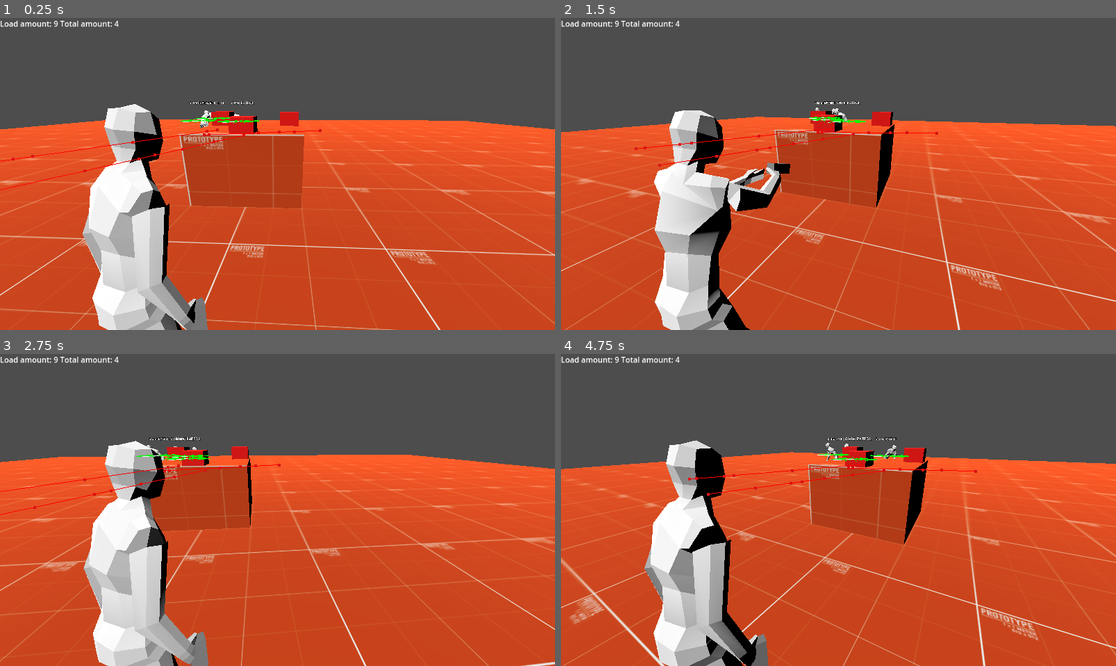
Above: before the commit, frames 1-4 (two rows, left to right).
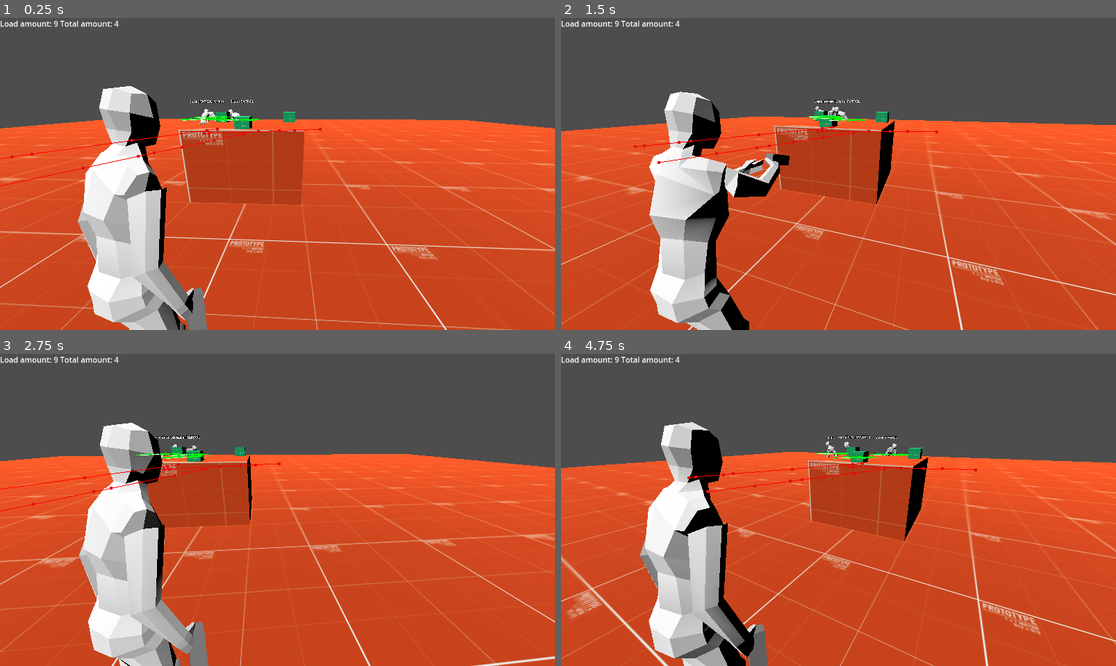
Above: after the commit, the same moments.

Repository: Vosnov/GD_APrototype
Game: Godot game, scene res://main.tscn
Two runs of this game, one before a commit and one after it. Both use one fixed random seed, a clock stepped at 60 frames per second and the inputs below. The engine's default icon, where the game draws it, is replaced by a stand-in: a white triangle on a blue panel in a dark square.
Inputs (mouse positions are in pixels of both pictures, inside the frame that each line leads up to):
- Up to frame 1 (0.25 s): no input
- Up to frame 2 (1.5 s): move the mouse to (866, 174) at 0.52 s; hold D (right) 0.53-1.28 s; tap S (bottom) at 0.6 s; move the mouse to (810, 174) at 1.27 s; hold A (left) from 1.28 s (still down); right-click (810, 174) at 1.35 s
- Up to frame 3 (2.75 s): tap S (bottom) at 1.55, 2.1 s; move the mouse to (288, 503) at 2.02 s; release A (left) at 2.03 s; hold D (right) from 2.03 s (still down)
- Up to frame 4 (4.75 s): move the mouse to (832, 516) at 2.77 s; click (832, 516) at 2.85 s; tap S (bottom) at 3.05, 3.8, 4.55 s; move the mouse to (877, 513) at 3.52 s; release D (right) at 3.53 s; hold Shift (sprint) 3.53-4.28 s; hold A (left) from 3.53 s (still down); move the mouse to (794, 506) at 4.27 s; tap W (top) at 4.35 s

The runs differ from the first frame. In frame 1, 13% of the frame differs, in the area x 0-100%, y 21-100%; in frame 2, 13%, in the area x 0-100%, y 23-100%; in frame 3, 12%; in frame 4, 13%.

Commit message:
test level and test room 1

Diff:
--- a/Data/ammo_data.tres
+++ b/Data/ammo_data.tres
@@ -5,7 +5,7 @@
 
 [resource]
 script = ExtResource("1_02ruj")
-MAX_AMOUNT = 10
+MAX_AMOUNT = 24
 NAME = "Ammo"
 DESCRIPTION = "Its AMMO"
 TEXTURE = ExtResource("1_mj6ba")
--- /dev/null
+++ b/Materials/test_mat_1.tres
@@ -0,0 +1,7 @@
+[gd_resource type="StandardMaterial3D" load_steps=2 format=3 uid="uid://bnqe3hv7a5mjc"]
+
+[ext_resource type="Texture2D" uid="uid://ck0ukv5tkw3v" path="res://Textures/prototype_512x512_orange.png" id="1_mbel2"]
+
+[resource]
+albedo_texture = ExtResource("1_mbel2")
+uv1_triplanar = true
--- /dev/null
+++ b/Materials/test_mat_2.tres
@@ -0,0 +1,7 @@
+[gd_resource type="StandardMaterial3D" load_steps=2 format=3 uid="uid://d0p81ue363vha"]
+
+[ext_resource type="Texture2D" uid="uid://bdys0eqpecrig" path="res://Textures/prototype_512x512_blue1.png" id="1_wkh2c"]
+
+[resource]
+albedo_texture = ExtResource("1_wkh2c")
+uv1_triplanar = true
--- /dev/null
+++ b/Materials/test_mat_3.tres
@@ -0,0 +1,7 @@
+[gd_resource type="StandardMaterial3D" load_steps=2 format=3 uid="uid://dwxhp3awetry4"]
+
+[ext_resource type="Texture2D" uid="uid://bcc4mt6wvkd7l" path="res://Textures/prototype_512x512_red.png" id="1_n53jf"]
+
+[resource]
+albedo_texture = ExtResource("1_n53jf")
+uv1_triplanar = true
--- /dev/null
+++ b/Materials/test_mat_4.tres
@@ -0,0 +1,7 @@
+[gd_resource type="StandardMaterial3D" load_steps=2 format=3 uid="uid://cy3e66p0m55d0"]
+
+[ext_resource type="Texture2D" uid="uid://6mhbit5kv3y4" path="res://Textures/prototype_512x512_green1.png" id="1_y4q47"]
+
+[resource]
+albedo_texture = ExtResource("1_y4q47")
+uv1_triplanar = true
--- a/Nodes/Charecters/player.tscn
+++ b/Nodes/Charecters/player.tscn
@@ -147,38 +147,38 @@
 transform = Transform3D(-0.4, 0, -3.49691e-08, 0, 0.4, 0, 3.49691e-08, 0, -0.4, 0, 0, 0)
 
 [node name="Skeleton3D" parent="myNewPlayer/Armature" index="0"]
-bones/0/position = Vector3(0.00145009, -0.312998, -0.0398945)
+bones/0/position = Vector3(0.00142024, -0.309017, -0.0397431)
 bones/0/rotation = Quaternion(0.0186382, -0.196081, -0.00372765, 0.980404)
-bones/1/rotation = Quaternion(0.115845, -0.143508, 0.0184164, 0.982673)
+bones/1/rotation = Quaternion(0.115839, -0.143826, 0.0184573, 0.982626)
 bones/2/rotation = Quaternion(0.110454, -0.194868, -0.0220907, 0.97434)
 bones/3/rotation = Quaternion(-0.186458, 0.365145, -0.00155414, 0.912086)
 bones/4/rotation = Quaternion(-1.28079e-10, 0.14834, 3.04512e-10, 0.988936)
-bones/5/rotation = Quaternion(0.091552, 0.109123, -0.775676, 0.614847)
+bones/5/rotation = Quaternion(0.0919489, 0.107685, -0.776408, 0.614117)
 bones/6/position = Vector3(0.0493136, 0.456596, 0.0719254)
-bones/6/rotation = Quaternion(0.112115, 0.0787639, -0.515076, 0.846123)
-bones/7/rotation = Quaternion(0.449717, 0.0931541, 0.163183, 0.873183)
-bones/11/rotation = Quaternion(0.138095, -0.0505526, 0.791749, 0.592881)
+bones/6/rotation = Quaternion(0.111378, 0.078138, -0.514242, 0.846785)
+bones/7/rotation = Quaternion(0.446771, 0.0924119, 0.161677, 0.875052)
+bones/11/rotation = Quaternion(0.138529, -0.0496649, 0.793582, 0.590398)
 bones/12/position = Vector3(-0.0339082, 0.455748, 0.0248302)
-bones/12/rotation = Quaternion(0.0678188, -0.171614, 0.429048, 0.884233)
-bones/13/rotation = Quaternion(0.318855, 0.0513397, 0.00521602, 0.946398)
-bones/17/position = Vector3(0.23744, 0.133236, 0.0227824)
-bones/17/rotation = Quaternion(-0.311764, 0.111941, 0.935915, -0.119732)
+bones/12/rotation = Quaternion(0.0676098, -0.171104, 0.427069, 0.885305)
+bones/13/rotation = Quaternion(0.31581, 0.0510587, 0.00342397, 0.947441)
+bones/17/position = Vector3(0.237623, 0.133176, 0.0233588)
+bones/17/rotation = Quaternion(-0.312447, 0.114978, 0.93469, -0.124543)
 bones/17/scale = Vector3(1.00004, 0.999995, 1.00006)
-bones/18/rotation = Quaternion(-0.0482987, -0.0147394, -0.0983061, 0.993874)
+bones/18/rotation = Quaternion(-0.0542681, -0.0147125, -0.110219, 0.992316)
 bones/18/scale = Vector3(0.999997, 0.999998, 1)
-bones/19/position = Vector3(-0.255361, 0.127328, 0.0781378)
-bones/19/rotation = Quaternion(0.571059, -0.00203757, 0.820349, 0.0302368)
+bones/19/position = Vector3(-0.255547, 0.127353, 0.0766798)
+bones/19/rotation = Quaternion(0.569805, -0.000726873, 0.82124, 0.0297963)
 bones/19/scale = Vector3(1.00003, 0.999997, 1.00006)
-bones/20/rotation = Quaternion(-0.111168, -0.0120718, 0.187892, 0.975804)
-bones/21/position = Vector3(0.302896, -0.012986, 0.856654)
-bones/22/position = Vector3(-0.801253, -0.0481077, -0.400515)
-bones/23/position = Vector3(-0.292889, -2.06498, -0.530014)
-bones/24/position = Vector3(-0.352077, -1.15971, 1.07146)
-bones/25/position = Vector3(0.258444, -2.12547, 0.431657)
-bones/26/position = Vector3(-0.0536774, -1.14144, 1.0801)
+bones/20/rotation = Quaternion(-0.111804, -0.0120639, 0.189299, 0.975459)
+bones/21/position = Vector3(0.302571, -0.0123193, 0.856654)
+bones/22/position = Vector3(-0.801253, -0.0481077, -0.401215)
+bones/23/position = Vector3(-0.28766, -2.06075, -0.52937)
+bones/24/position = Vector3(-0.353692, -1.15907, 1.0714)
+bones/25/position = Vector3(0.262397, -2.11906, 0.427411)
+bones/26/position = Vector3(-0.0536388, -1.1414, 1.07993)
 
 [node name="BoneAttachment3D" type="BoneAttachment3D" parent="myNewPlayer/Armature/Skeleton3D" index="2"]
-transform = Transform3D(-0.991654, -0.0944765, -0.087734, 0.0903831, -0.994675, 0.0495188, -0.0919453, 0.0411759, 0.994912, -0.800655, -0.0484737, -0.401363)
+transform = Transform3D(-0.991547, -0.0966962, -0.0865109, 0.092954, -0.994593, 0.0462946, -0.0905198, 0.0378619, 0.995175, -0.800958, -0.0483003, -0.401647)
 bone_name = "Bone.011.R"
 bone_idx = 14
 
--- /dev/null
+++ b/Nodes/Helpers/action_node.tscn
@@ -0,0 +1,52 @@
+[gd_scene load_steps=4 format=3 uid="uid://dtanochifrdyf"]
+
+[ext_resource type="Texture2D" uid="uid://bc0wd7e2kwdmm" path="res://icon.svg" id="1_h8cpl"]
+
+[sub_resource type="GDScript" id="GDScript_blpw1"]
+script/source = "extends Node3D
+
+signal action_pressed
+@onready var sprite_3d = $Sprite3D
+
+var player_in_zone = false
+
+func _ready():
+	sprite_3d.visible = false
+
+func _on_area_3d_body_entered(_body):
+	player_in_zone = true
+	sprite_3d.visible = true
+
+
+func _on_area_3d_body_exited(_body):
+	player_in_zone = false
+	sprite_3d.visible = false
+
+func _input(_event):
+	if !player_in_zone: return
+	if Input.is_action_just_pressed(\"action\"):
+		action_pressed.emit()
+		sprite_3d.visible = false
+"
+
+[sub_resource type="SphereShape3D" id="SphereShape3D_aketf"]
+
+[node name="ActiveNode" type="Node3D"]
+script = SubResource("GDScript_blpw1")
+
+[node name="Area3D" type="Area3D" parent="."]
+collision_layer = 2
+collision_mask = 2
+
+[node name="CollisionShape3D" type="CollisionShape3D" parent="Area3D"]
+shape = SubResource("SphereShape3D_aketf")
+
+[node name="Sprite3D" type="Sprite3D" parent="."]
+transform = Transform3D(0.15, 0, 0, 0, 0.15, 0, 0, 0, 0.15, 0, 0, 0)
+modulate = Color(0.513726, 1, 0.482353, 1)
+billboard = 1
+double_sided = false
+texture = ExtResource("1_h8cpl")
+
+[connection signal="body_entered" from="Area3D" to="." method="_on_area_3d_body_entered"]
+[connection signal="body_exited" from="Area3D" to="." method="_on_area_3d_body_exited"]
--- /dev/null
+++ b/Nodes/Helpers/scene_changer.tscn
@@ -0,0 +1,30 @@
+[gd_scene load_steps=4 format=3 uid="uid://do3hfvhi8t8c6"]
+
+[ext_resource type="PackedScene" uid="uid://dtanochifrdyf" path="res://Nodes/Helpers/action_node.tscn" id="1_tytpi"]
+
+[sub_resource type="GDScript" id="GDScript_kar8p"]
+script/source = "extends Node3D
+
+@export var NEXT_SCENE: String
+
+func _on_active_node_action_pressed():
+	SceneTransition.change_scene(NEXT_SCENE)
+"
+
+[sub_resource type="BoxShape3D" id="BoxShape3D_pgrde"]
+size = Vector3(1.09195, 1.52231, 0.581508)
+
+[node name="SceneChanger" type="Node3D"]
+script = SubResource("GDScript_kar8p")
+
+[node name="ActiveNode" parent="." instance=ExtResource("1_tytpi")]
+
+[node name="CollisionShape3D" parent="ActiveNode/Area3D" index="0"]
+shape = SubResource("BoxShape3D_pgrde")
+
+[node name="Sprite3D" parent="ActiveNode" index="1"]
+transform = Transform3D(0.1, 0, 0, 0, 0.1, 0, 0, 0, 0.1, 0, 0.399, -0.2)
+
+[connection signal="action_pressed" from="ActiveNode" to="." method="_on_active_node_action_pressed"]
+
+[editable path="ActiveNode"]
--- a/Nodes/Items/ammo.tscn
+++ b/Nodes/Items/ammo.tscn
@@ -3,14 +3,12 @@
 [ext_resource type="PackedScene" uid="uid://cgiy16ss3fg6n" path="res://Nodes/Items/pick_up_base.tscn" id="1_fpl3g"]
 [ext_resource type="Resource" uid="uid://cj8h8vjt3jm5j" path="res://Data/ammo_data.tres" id="2_vi7w4"]
 [ext_resource type="Script" path="res://Scripts/Data/slot_data.gd" id="3_b1ppo"]
+[ext_resource type="Material" uid="uid://cy3e66p0m55d0" path="res://Materials/test_mat_4.tres" id="4_aedhs"]
 
 [sub_resource type="Resource" id="Resource_kwlbx"]
 script = ExtResource("3_b1ppo")
 ITEM_DATA = ExtResource("2_vi7w4")
-AMOUNT = 6
-
-[sub_resource type="StandardMaterial3D" id="StandardMaterial3D_mglax"]
-albedo_color = Color(1, 0.0470588, 0, 1)
+AMOUNT = 4
 
 [sub_resource type="BoxMesh" id="BoxMesh_ijody"]
 
@@ -18,6 +16,6 @@
 SLOT_DATA = SubResource("Resource_kwlbx")
 
 [node name="MeshInstance3D" type="MeshInstance3D" parent="." index="2"]
-transform = Transform3D(0.4, 0, 0, 0, 0.4, 0, 0, 0, 0.4, 0, 0, 0)
-material_override = SubResource("StandardMaterial3D_mglax")
+transform = Transform3D(0.25, 0, 0, 0, 0.25, 0, 0, 0, 0.25, 0, 0, 0)
+material_override = ExtResource("4_aedhs")
 mesh = SubResource("BoxMesh_ijody")
--- /dev/null
+++ b/Nodes/UI/scene_transition.tscn
@@ -0,0 +1,43 @@
+[gd_scene load_steps=5 format=3 uid="uid://f238dniwkjqm"]
+
+[ext_resource type="Script" path="res://Scripts/UI/scene_transition.gd" id="1_tsdcg"]
+
+[sub_resource type="Animation" id="Animation_6m5mi"]
+length = 0.001
+
+[sub_resource type="Animation" id="Animation_v80wm"]
+resource_name = "scene_trans"
+tracks/0/type = "value"
+tracks/0/imported = false
+tracks/0/enabled = true
+tracks/0/path = NodePath("ColorRect:color")
+tracks/0/interp = 1
+tracks/0/loop_wrap = true
+tracks/0/keys = {
+"times": PackedFloat32Array(0, 0.4, 0.5),
+"transitions": PackedFloat32Array(1, 1, 1),
+"update": 0,
+"values": [Color(0.109804, 0.109804, 0.109804, 0), Color(0.109804, 0.109804, 0.109804, 1), Color(0.109804, 0.109804, 0.109804, 1)]
+}
+
+[sub_resource type="AnimationLibrary" id="AnimationLibrary_3fq51"]
+_data = {
+"RESET": SubResource("Animation_6m5mi"),
+"scene_trans": SubResource("Animation_v80wm")
+}
+
+[node name="SceneTransition" type="CanvasLayer"]
+script = ExtResource("1_tsdcg")
+
+[node name="ColorRect" type="ColorRect" parent="."]
+anchors_preset = 15
+anchor_right = 1.0
+anchor_bottom = 1.0
+grow_horizontal = 2
+grow_vertical = 2
+color = Color(0.109804, 0.109804, 0.109804, 0)
+
+[node name="AnimationPlayer" type="AnimationPlayer" parent="."]
+libraries = {
+"": SubResource("AnimationLibrary_3fq51")
+}
--- a/Nodes/camera_controller.tscn
+++ b/Nodes/camera_controller.tscn
@@ -6,4 +6,4 @@
 script = ExtResource("1_d2ab4")
 
 [node name="Camera3D" type="Camera3D" parent="."]
-transform = Transform3D(0.99863, -0.0170389, 0.0494846, 0, 0.945519, 0.325568, -0.052336, -0.325122, 0.944223, 0.75, 1.9, 0.7)
+transform = Transform3D(0.99863, -0.0170389, 0.0494846, 0, 0.945519, 0.325568, -0.052336, -0.325122, 0.944223, 0.75, 0.75, 0.7)
--- /dev/null
+++ b/Scenes/room_1.tscn
@@ -0,0 +1,57 @@
+[gd_scene load_steps=8 format=3 uid="uid://b08yftpcev0nj"]
+
+[ext_resource type="Material" uid="uid://bnqe3hv7a5mjc" path="res://Materials/test_mat_1.tres" id="1_a51ut"]
+[ext_resource type="PackedScene" uid="uid://dmruxdnqw4rtm" path="res://Nodes/Charecters/player.tscn" id="2_2o045"]
+[ext_resource type="Material" uid="uid://dwxhp3awetry4" path="res://Materials/test_mat_3.tres" id="2_hnljr"]
+[ext_resource type="Material" uid="uid://d0p81ue363vha" path="res://Materials/test_mat_2.tres" id="2_sg381"]
+[ext_resource type="PackedScene" uid="uid://728vxpr147if" path="res://Nodes/camera_controller.tscn" id="3_hl6ks"]
+[ext_resource type="PackedScene" uid="uid://do3hfvhi8t8c6" path="res://Nodes/Helpers/scene_changer.tscn" id="4_6wx5s"]
+[ext_resource type="PackedScene" uid="uid://dl5l6q0c4saxy" path="res://Nodes/Items/ammo.tscn" id="7_ecjkj"]
+
+[node name="Room1" type="Node3D"]
+
+[node name="CSGCombiner3D" type="CSGCombiner3D" parent="."]
+use_collision = true
+
+[node name="CSGBox3D" type="CSGBox3D" parent="CSGCombiner3D"]
+transform = Transform3D(1, 0, 0, 0, 1, 0, 0, 0, 1, 0, 2, 0)
+size = Vector3(15, 5, 15)
+material = ExtResource("1_a51ut")
+
+[node name="CSGBox3D" type="CSGBox3D" parent="CSGCombiner3D/CSGBox3D"]
+transform = Transform3D(1, 0, 0, 0, 1, 0, 0, 0, 1, 0, 1, 0.500655)
+operation = 2
+size = Vector3(6, 5, 6)
+material = ExtResource("1_a51ut")
+
+[node name="CSGBox3D2" type="CSGBox3D" parent="CSGCombiner3D"]
+transform = Transform3D(1, 0, 0, 0, 1, 0, 0, 0, 1, -2.6384, 0.904056, -2.19963)
+size = Vector3(1.78203, 4.78627, 1.5234)
+material = ExtResource("2_hnljr")
+
+[node name="CSGBox3D3" type="CSGBox3D" parent="CSGCombiner3D"]
+transform = Transform3D(1, 0, 0, 0, 1, 0, 0, 0, 1, -0.904209, 0.847611, -2.56137)
+size = Vector3(3.97409, 1.06335, 1.55412)
+material = ExtResource("2_hnljr")
+
+[node name="CSGBox3D5" type="CSGBox3D" parent="CSGCombiner3D"]
+transform = Transform3D(1, 0, 0, 0, 1, 0, 0, 0, 1, 0, 1, 3.95)
+size = Vector3(1, 3.3, 1)
+material = ExtResource("2_sg381")
+
+[node name="SceneChanger" parent="CSGCombiner3D/CSGBox3D5" instance=ExtResource("4_6wx5s")]
+transform = Transform3D(1, 0, 0, 0, 1, 0, 0, 0, 1, 0, 0.804679, -0.441774)
+NEXT_SCENE = "res://Scenes/test_scene.tscn"
+
+[node name="DirectionalLight3D" type="DirectionalLight3D" parent="."]
+transform = Transform3D(0.57524, -0.817295, -0.0335911, 0.509323, 0.325741, 0.796544, -0.640069, -0.475313, 0.603646, 0, 7.97113, 0)
+
+[node name="Player2" parent="." instance=ExtResource("2_2o045")]
+transform = Transform3D(1, 0, 1.06581e-14, 0, 1, 0, -1.06581e-14, 0, 1, 0.111892, 1.45736, 2.36333)
+
+[node name="CameraController2" parent="." node_paths=PackedStringArray("TARGET") instance=ExtResource("3_hl6ks")]
+transform = Transform3D(1, 0, 1.06581e-14, 0, 1, 0, -1.06581e-14, 0, 1, 0.111892, 1.45736, 2.36333)
+TARGET = NodePath("../Player2")
+
+[node name="Ammo" parent="." instance=ExtResource("7_ecjkj")]
+transform = Transform3D(1, 0, 0, 0, 1, 0, 0, 0, 1, -0.916871, 1.40494, -1.97947)
--- /dev/null
+++ b/Scenes/test_scene.tscn
@@ -0,0 +1,82 @@
+[gd_scene load_steps=6 format=3 uid="uid://ymyfncjem0fi"]
+
+[ext_resource type="PackedScene" uid="uid://dmruxdnqw4rtm" path="res://Nodes/Charecters/player.tscn" id="1_i475y"]
+[ext_resource type="Material" uid="uid://bnqe3hv7a5mjc" path="res://Materials/test_mat_1.tres" id="1_raqd1"]
+[ext_resource type="PackedScene" uid="uid://728vxpr147if" path="res://Nodes/camera_controller.tscn" id="2_0qrda"]
+[ext_resource type="Material" uid="uid://d0p81ue363vha" path="res://Materials/test_mat_2.tres" id="2_j174r"]
+[ext_resource type="PackedScene" uid="uid://do3hfvhi8t8c6" path="res://Nodes/Helpers/scene_changer.tscn" id="3_yuv5p"]
+
+[node name="TestScene" type="Node3D"]
+
+[node name="CSGCombiner3D" type="CSGCombiner3D" parent="."]
+use_collision = true
+
+[node name="CSGBox3D" type="CSGBox3D" parent="CSGCombiner3D"]
+transform = Transform3D(1, 0, 0, 0, 1, 0, 0, 0, 1, 0, 2, 0)
+size = Vector3(30, 5, 25)
+material = ExtResource("1_raqd1")
+
+[node name="CSGBox3D" type="CSGBox3D" parent="CSGCombiner3D/CSGBox3D"]
+transform = Transform3D(1, 0, 0, 0, 1, 0, 0, 0, 1, 0, 1, 9)
+operation = 2
+size = Vector3(6, 5, 6)
+material = ExtResource("1_raqd1")
+
+[node name="CSGBox3D2" type="CSGBox3D" parent="CSGCombiner3D/CSGBox3D"]
+transform = Transform3D(1, 0, 0, 0, 1, 0, 0, 0, 1, -2.25, 1, -1)
+operation = 2
+size = Vector3(1.5, 5, 15)
+material = ExtResource("1_raqd1")
+
+[node name="CSGBox3D3" type="CSGBox3D" parent="CSGCombiner3D/CSGBox3D"]
+transform = Transform3D(-4.37114e-08, 0, -1, 0, 1, 0, 1, 0, -4.37114e-08, 4.5, 1, -9)
+operation = 2
+size = Vector3(1.5, 5, 15)
+material = ExtResource("1_raqd1")
+
+[node name="CSGBox3D4" type="CSGBox3D" parent="CSGCombiner3D/CSGBox3D"]
+transform = Transform3D(-4.37114e-08, 0, -1, 0, 1, 0, 1, 0, -4.37114e-08, -1.5, 1, -9)
+operation = 2
+size = Vector3(1.5, 5, 15)
+material = ExtResource("1_raqd1")
+
+[node name="CSGBox3D2" type="CSGBox3D" parent="CSGCombiner3D"]
+transform = Transform3D(1, 0, 0, 0, 1, 0, 0, 0, 1, -1.05, 1, 3)
+size = Vector3(1, 3.3, 1)
+material = ExtResource("2_j174r")
+
+[node name="SceneChanger" parent="CSGCombiner3D/CSGBox3D2" instance=ExtResource("3_yuv5p")]
+transform = Transform3D(-4.37114e-08, 0, 1, 0, 1, 0, -1, 0, -4.37114e-08, -0.500765, 0.901595, 0)
+NEXT_SCENE = "res://Scenes/room_1.tscn"
+
+[node name="CSGBox3D3" type="CSGBox3D" parent="CSGCombiner3D"]
+transform = Transform3D(1, 0, 0, 0, 1, 0, 0, 0, 1, -1.05, 1, -5)
+size = Vector3(1, 3.3, 1)
+material = ExtResource("2_j174r")
+
+[node name="CSGBox3D4" type="CSGBox3D" parent="CSGCombiner3D"]
+transform = Transform3D(1, 0, 0, 0, 1, 0, 0, 0, 1, -3.45, 1, -2)
+size = Vector3(1, 3.3, 1)
+material = ExtResource("2_j174r")
+
+[node name="CSGBox3D5" type="CSGBox3D" parent="CSGCombiner3D"]
+transform = Transform3D(1, 0, 0, 0, 1, 0, 0, 0, 1, -9.45, 1, -9)
+size = Vector3(1, 3.3, 1)
+material = ExtResource("2_j174r")
+
+[node name="CSGBox3D6" type="CSGBox3D" parent="CSGCombiner3D"]
+transform = Transform3D(1, 0, 0, 0, 1, 0, 0, 0, 1, 7.55, 1, -10.175)
+size = Vector3(1, 3.3, 1)
+material = ExtResource("2_j174r")
+
+[node name="DirectionalLight3D" type="DirectionalLight3D" parent="."]
+transform = Transform3D(0.57524, -0.817295, -0.0335911, 0.509323, 0.325741, 0.796544, -0.640069, -0.475313, 0.603646, 0, 7.97113, 0)
+
+[node name="Player2" parent="." instance=ExtResource("1_i475y")]
+transform = Transform3D(-4.37114e-08, 0, 1, 0, 1, 0, -1, 0, -4.37114e-08, 1.07001, 1.52476, 9.83544)
+
+[node name="CameraController2" parent="." node_paths=PackedStringArray("TARGET") instance=ExtResource("2_0qrda")]
+transform = Transform3D(-4.37114e-08, 0, 1, 0, 1, 0, -1, 0, -4.37114e-08, 1.07001, 1.52476, 9.83544)
+TARGET = NodePath("../Player2")
+
+[editable path="CameraController2"]
--- a/Scripts/Player/camera_controller.gd
+++ b/Scripts/Player/camera_controller.gd
@@ -3,13 +3,11 @@
 @export var SMOOT_ROTATE = 30.0
 @export var TARGET: Node3D
 
-var start_height = 0
 var spring_enabled = false
 
 func _ready():
 	if !TARGET:
 		return
-	start_height = TARGET.global_position.y
 
 func _physics_process(delta):
 	if !TARGET:
@@ -17,4 +15,3 @@
 
 	rotation.y = lerp_angle(rotation.y, TARGET.rotation.y, delta * SMOOT_ROTATE)
 	global_position = TARGET.global_position
-	global_position.y -= start_height
--- /dev/null
+++ b/Scripts/UI/scene_transition.gd
@@ -0,0 +1,10 @@
+extends CanvasLayer
+
+@onready var animation_player = $AnimationPlayer
+
+func change_scene(path: String):
+	animation_player.play("scene_trans")
+	await animation_player.animation_finished
+	get_tree().change_scene_to_file(path)
+	#get_tree().change_scene_to_packed(scene)
+	animation_player.play_backwards("scene_trans")
--- a/main.tscn
+++ b/main.tscn
@@ -1,6 +1,5 @@
-[gd_scene load_steps=14 format=3 uid="uid://w33jnbedk4n5"]
+[gd_scene load_steps=13 format=3 uid="uid://w33jnbedk4n5"]
 
-[ext_resource type="PackedScene" uid="uid://en3g0v7xjkgn" path="res://Nodes/ui.tscn" id="1_hgfpu"]
 [ext_resource type="Texture2D" uid="uid://ck0ukv5tkw3v" path="res://Textures/prototype_512x512_orange.png" id="1_oqjwu"]
 [ext_resource type="PackedScene" uid="uid://dmruxdnqw4rtm" path="res://Nodes/Charecters/player.tscn" id="2_v1y33"]
 [ext_resource type="PackedScene" uid="uid://728vxpr147if" path="res://Nodes/camera_controller.tscn" id="3_71dis"]
@@ -32,13 +31,11 @@
 
 [node name="Main" type="Node3D"]
 
-[node name="UI" parent="." instance=ExtResource("1_hgfpu")]
-
 [node name="Player" parent="." instance=ExtResource("2_v1y33")]
 transform = Transform3D(1, 0, 0, 0, 1, 0, 0, 0, 1, 0, 1.08, 3.5)
 
 [node name="CameraController" parent="." node_paths=PackedStringArray("TARGET") instance=ExtResource("3_71dis")]
-transform = Transform3D(1, 0, 0, 0, 1, 0, 0, 0, 1, 0, 0, 3.5)
+transform = Transform3D(1, 0, 0, 0, 1, 0, 0, 0, 1, 0, 1.08, 3.5)
 TARGET = NodePath("../Player")
 
 [node name="DirectionalLight3D" type="DirectionalLight3D" parent="."]
--- a/project.godot
+++ b/project.godot
@@ -19,6 +19,8 @@
 
 Events="*res://Scripts/events.gd"
 Inventory="*res://Scripts/inventory.gd"
+SceneTransition="*res://Nodes/UI/scene_transition.tscn"
+Ui="*res://Nodes/UI/ui.tscn"
 
 [input]
 
Not shown: 2 places in Nodes/UI/ui.tscn that only renumber resources
Binary file added: Textures/prototype_512x512_blue1.png
Not shown, added: Textures/prototype_512x512_blue1.png.import
Binary file added: Textures/prototype_512x512_green1.png
Not shown, added: Textures/prototype_512x512_green1.png.import
Binary file added: Textures/prototype_512x512_red.png
Not shown, added: Textures/prototype_512x512_red.png.import
Not shown, added: export_presets.cfg
